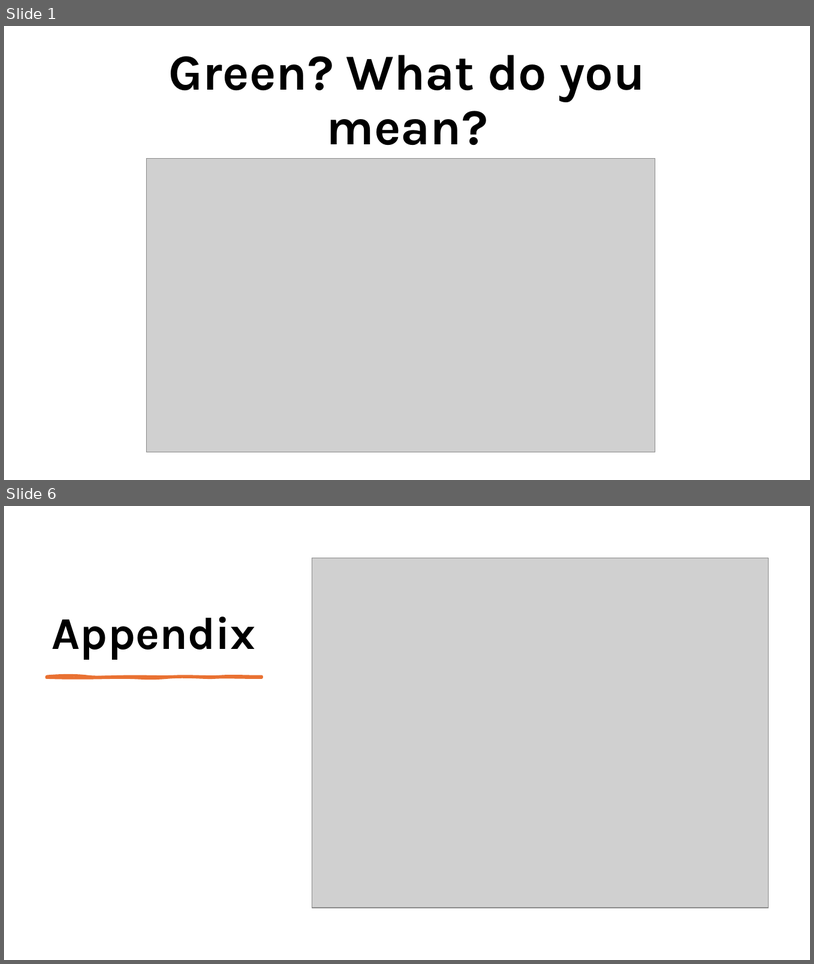
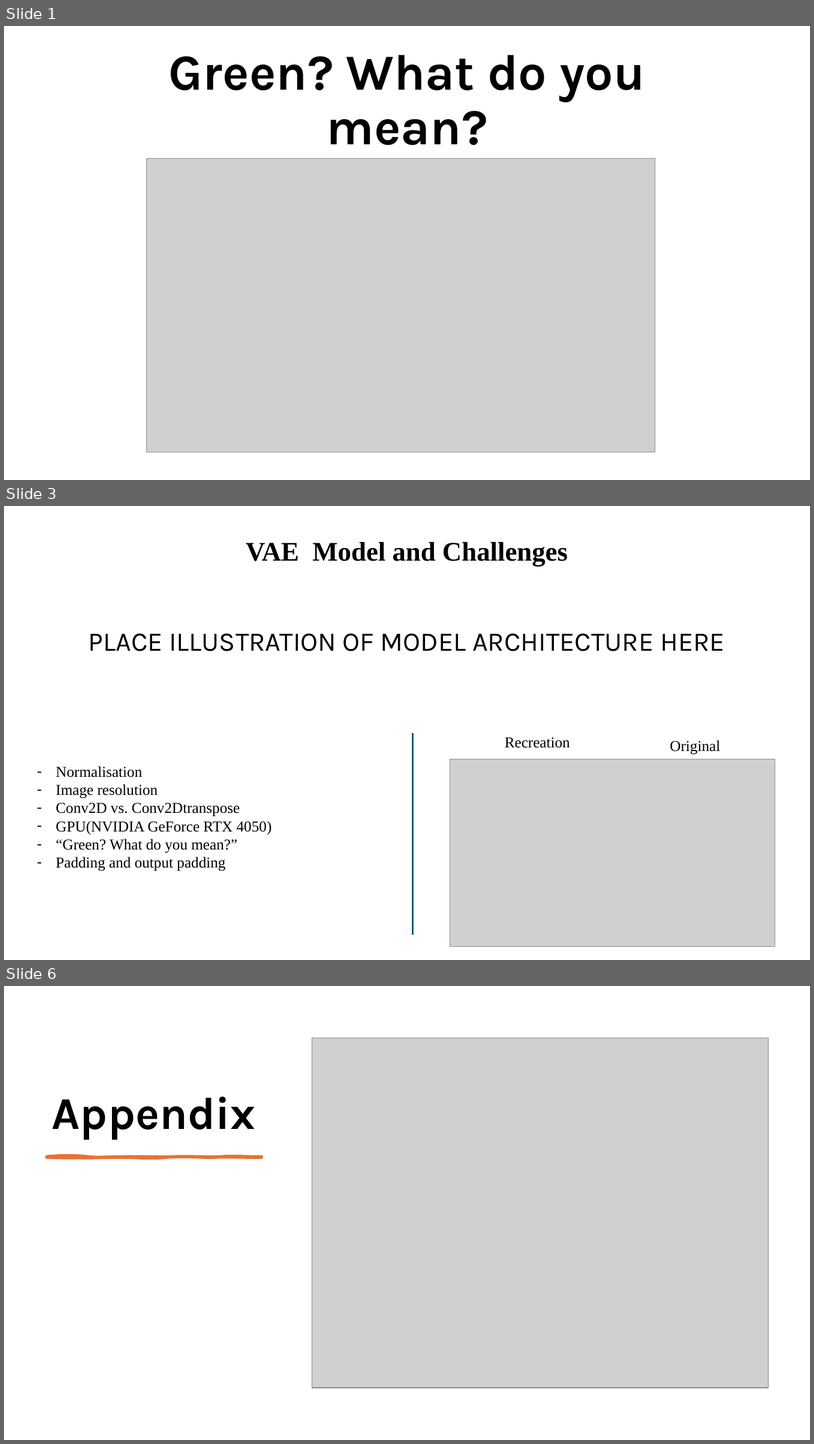
Before and after one commit to JakobFugl/scrandle_ml_project, a slide deck: Chris_workspace/Chris slides.pptx. Shown one above the other, each under a label of ours: slides 1 and 6 before the commit, slides 1, 3 and 6 after it; the slides between them are not shown. The pictures are 814x964 and 814x1444 pixels, drawn with LibreOffice and Linux fonts; fonts in the diff are those of the drawing; grey boxes stand for pictures. Boxes give left, top, right and bottom in pixels: in the first picture for what was removed or moved away, otherwise in the second. Text is boxed around its words. In the diff, an @@ line names an element or a change of style, - is before the commit and + after.

```diff
--- a/Chris_workspace/Chris slides.pptx
+++ b/Chris_workspace/Chris slides.pptx
@@ slide 3 added at (4, 506, 810, 960), background #FFFFFF @@
@@ text added at (246, 542, 568, 567), 32 pt, text #000000, bold @@
+VAE Model and Challenges
@@ text added at (89, 633, 725, 651), 32 pt, text #000000 @@
+PLACE ILLUSTRATION OF MODEL ARCHITECTURE HERE
@@ line added from (413, 733) to (413, 934), #156082 2 pt @@
@@ text added at (505, 737, 570, 748), 18 pt, text #000000 @@
+Recreation
@@ text added at (670, 740, 720, 754), 18 pt, text #000000 @@
+Original
@@ text added at (56, 766, 272, 871), 18 pt, text #000000 @@
+– Normalisation
+– Image resolution
+– Conv2D vs. Conv2Dtranspose
+– GPU(NVIDIA GeForce RTX 4050)
+– “Green? What do you mean?”
+– Padding and output padding
@@ picture added at (450, 759, 776, 946) @@
```
Also in this commit, not shown: 3 slides changed, 1 other file.
